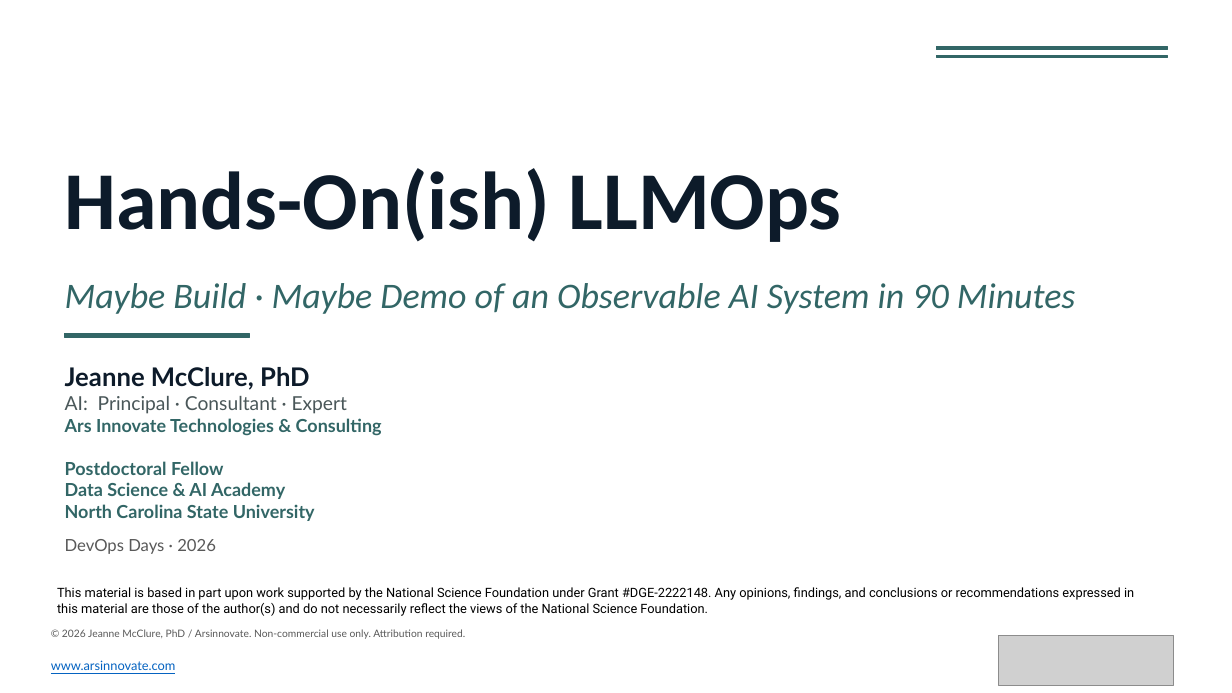
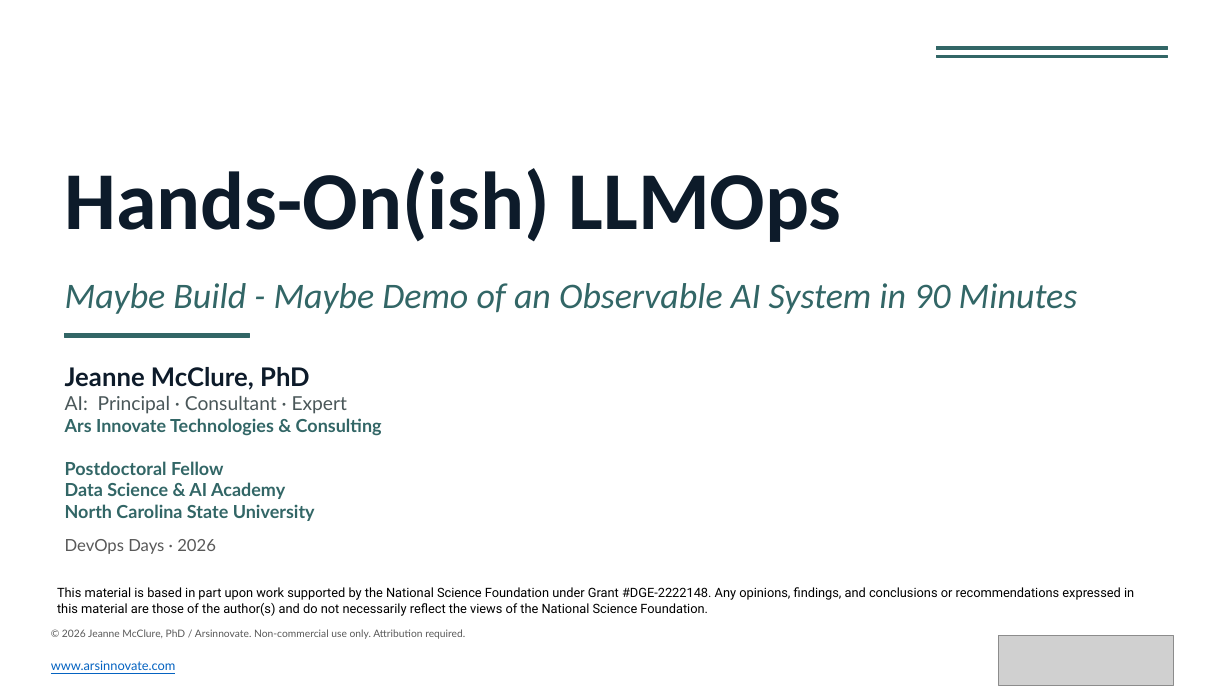
Before and after one commit to gigimcc4/DevOpsDays_llmops, a slide deck: slide 1 of Hands-On-ish_LLMOps.pptx. Drawn at 1232x693 pixels with LibreOffice and Linux fonts; fonts in the diff are those of the drawing; grey boxes stand for pictures. Boxes give left, top, right and bottom in pixels: in the first picture for what was removed or moved away, otherwise in the second. Text is boxed around its words. In the diff, an @@ line names an element or a change of style, - is before the commit and + after.

```diff
--- a/Hands-On-ish_LLMOps.pptx
+++ b/Hands-On-ish_LLMOps.pptx
@@ text at box(65, 283, 1078, 314): text changed @@
-Maybe Build · Maybe Demo of an Observable AI System in 90 Minutes
+Maybe Build - Maybe Demo of an Observable AI System in 90 Minutes
```
Also in this commit, not shown: 4 other slides changed, 4 slides removed, 1 other file.
